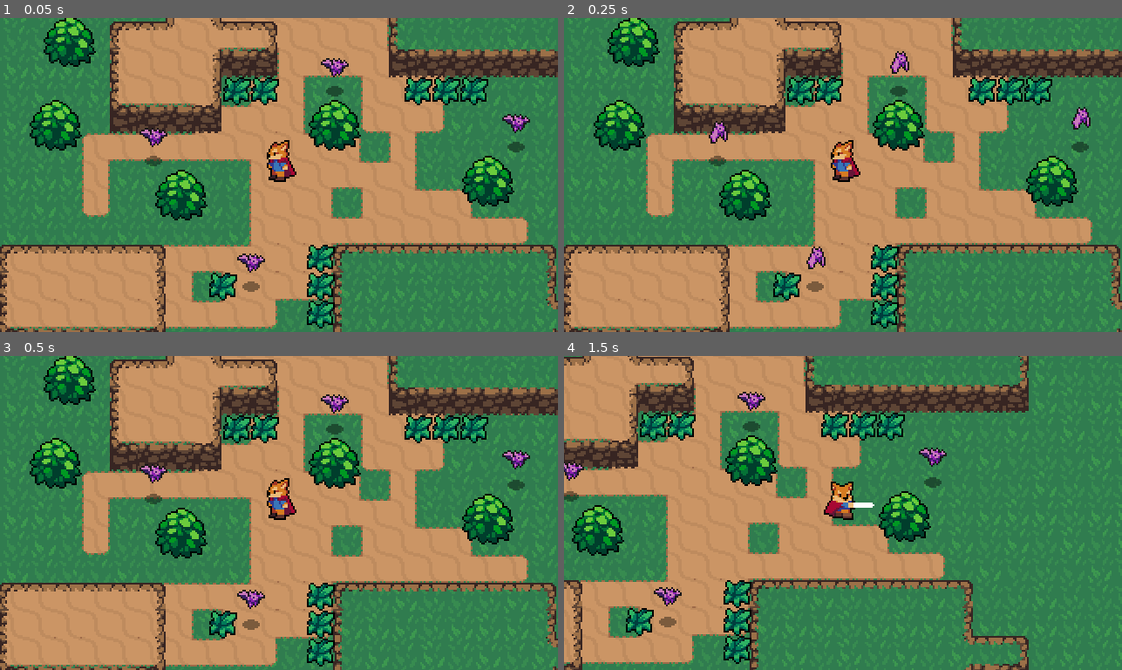
Above: before the commit, frames 1-4 (two rows, left to right).
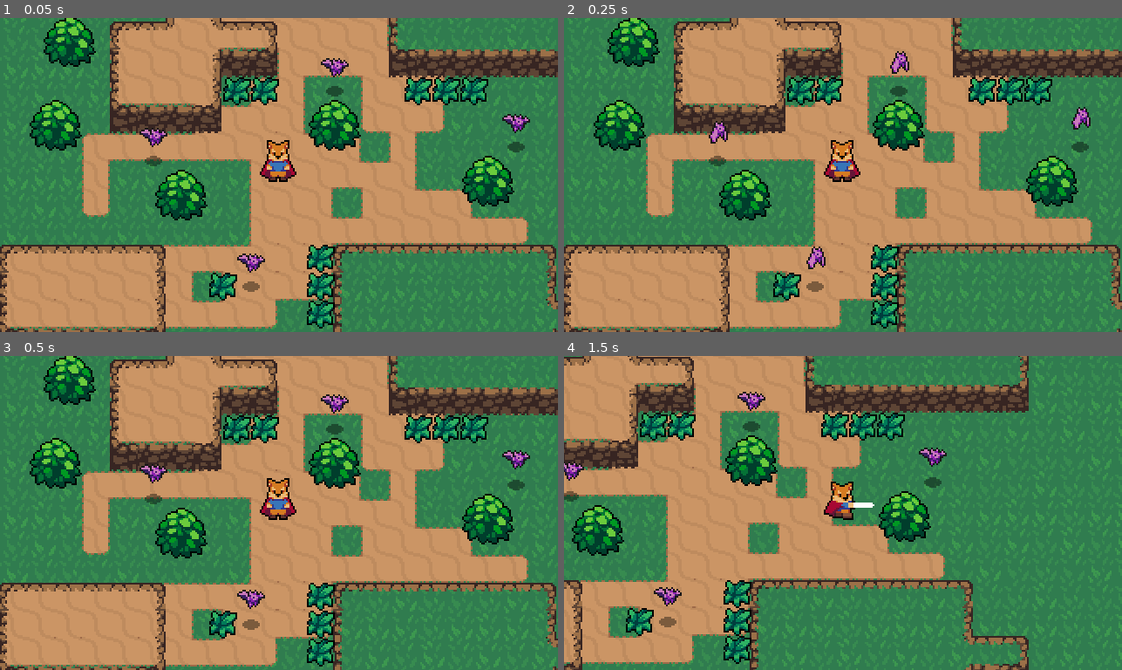
Above: after the commit, the same moments.

Repository: almirpask/Action-RPG
Game: Godot game, scene res://World.tscn
The game is run twice, just before and just after one commit, with the same random seed, the same clock (stepped at 60 frames per second) and the same inputs.
Inputs:
- Up to frame 1 (0.05 s): no input
- Up to frame 2 (0.25 s): no input
- Up to frame 3 (0.5 s): no input
- Up to frame 4 (1.5 s): hold Right (ui_right) 0.53-1.28 s; tap Z (roll) at 0.6 s; hold Down (ui_down) from 1.28 s (still down); tap X (attack) at 1.35 s

The runs differ from the first frame. In frame 1, 0.3% of the frame differs, in the area x 46-53%, y 38-53%; in frame 2, 0.3%; in frame 3, 0.3%; in frame 4, nothing differs.

Commit message:
Improve Player start position

Diff:
--- a/Player/Player.gd
+++ b/Player/Player.gd
@@ -13,7 +13,7 @@
 var state = MOVE
 
 var velocity = Vector2.ZERO
-var roll_vector = Vector2.LEFT
+var roll_vector = Vector2.DOWN
 
 onready var animationPlayer = $AnimationPlayer
 onready var animationTree = $AnimationTree
--- a/Player/Player.tscn
+++ b/Player/Player.tscn
@@ -609,7 +609,7 @@
 position = Vector2( 0, -9 )
 texture = ExtResource( 1 )
 hframes = 60
-frame = 24
+frame = 36
 
 [node name="CollisionShape2D" type="CollisionShape2D" parent="."]
 rotation = -1.5708
@@ -637,16 +637,17 @@
 tree_root = SubResource( 44 )
 anim_player = NodePath("../AnimationPlayer")
 parameters/playback = SubResource( 45 )
-parameters/Attack/blend_position = Vector2( 0.329238, -0.10431 )
-parameters/Idle/blend_position = Vector2( 0, 0 )
-parameters/Roll/blend_position = Vector2( -0.0663391, 0.559483 )
-parameters/Run/blend_position = Vector2( 0, 0 )
+parameters/Attack/blend_position = Vector2( 0, 1 )
+parameters/Idle/blend_position = Vector2( 0, 1 )
+parameters/Roll/blend_position = Vector2( 0, 1 )
+parameters/Run/blend_position = Vector2( 0, 1 )
 
 [node name="Camera2D" type="Camera2D" parent="."]
 current = true
 
 [node name="HitboxPivot" type="Position2D" parent="."]
 position = Vector2( 0, -4 )
+rotation = 1.5708
 
 [node name="SwordHitBox" parent="HitboxPivot" instance=ExtResource( 3 )]
 position = Vector2( 15, 0 )
